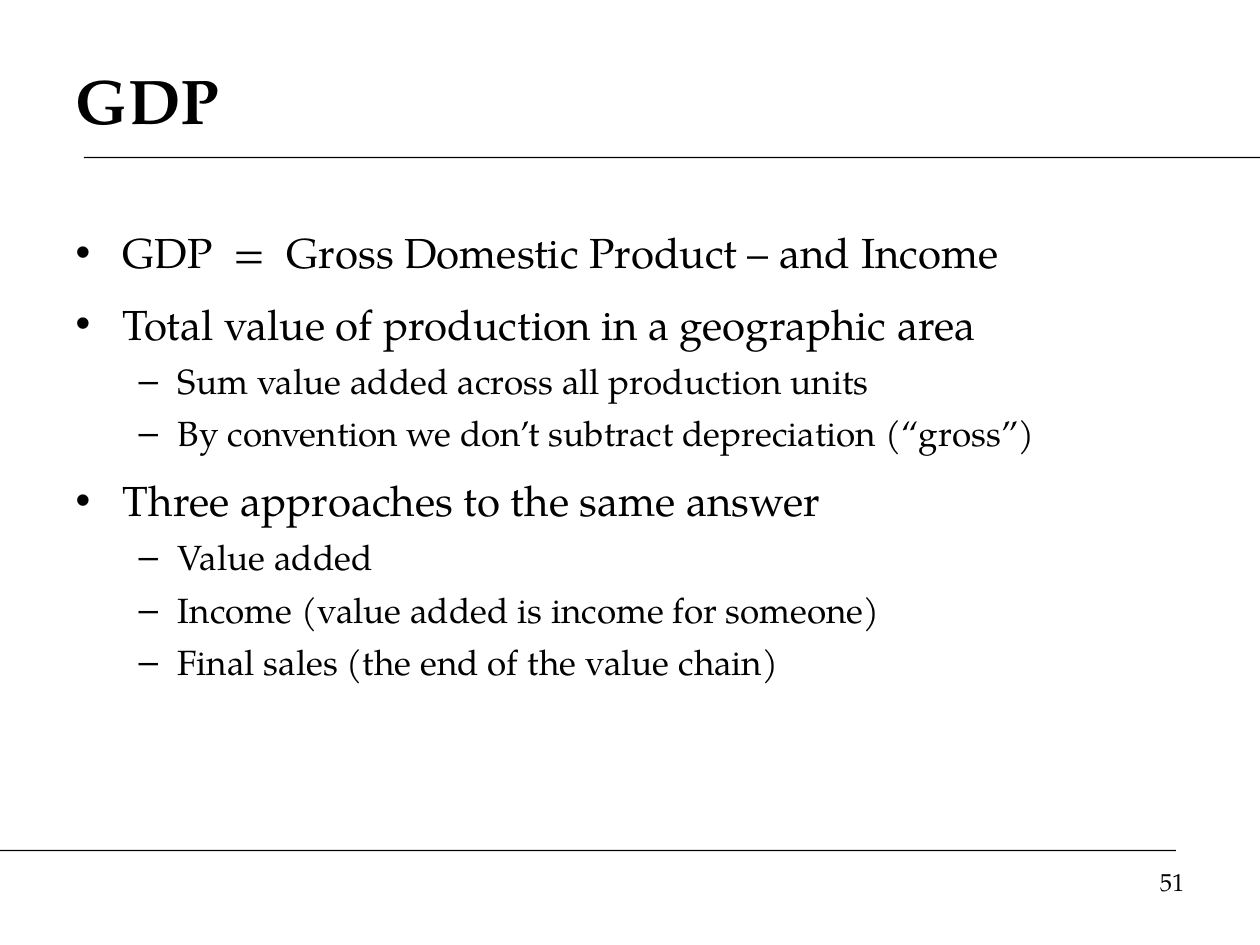
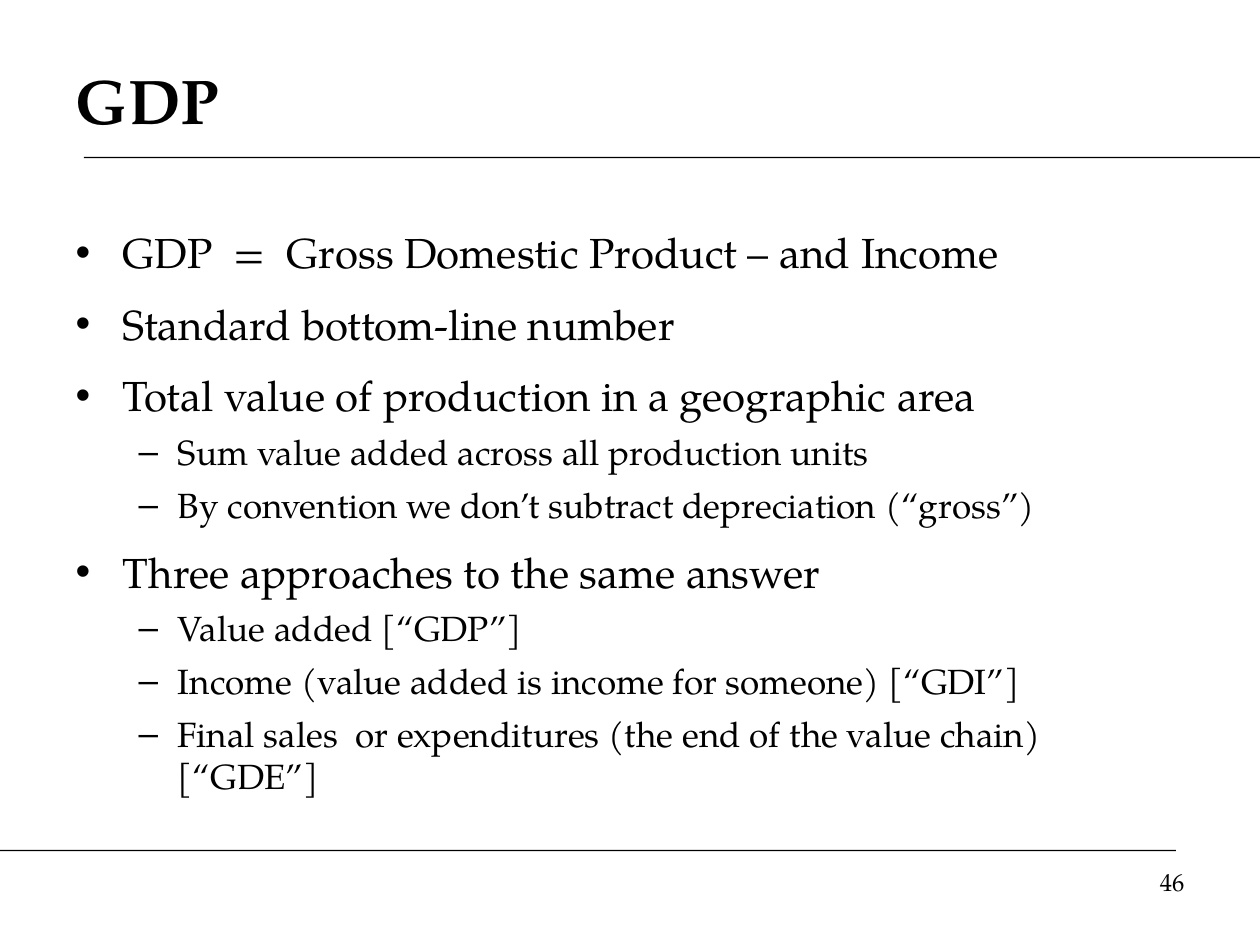
Before and after one commit to DaveBackus/Global_Economy, a slide deck: slide 46 of Slides/slides_intro_f14.pptx (slide 51 before the commit). Drawn at 1260x945 pixels with LibreOffice and Linux fonts; fonts in the diff are those of the drawing. Boxes give left, top, right and bottom in pixels: in the first picture for what was removed or moved away, otherwise in the second. Text is boxed around its words. In the diff, an @@ line names an element or a change of style, - is before the commit and + after.

```diff
--- a/Slides/slides_intro_f14.pptx
+++ b/Slides/slides_intro_f14.pptx
@@ text at box(123, 309, 675, 341): paragraph added @@
+• Standard bottom-line number
@@ text at box(178, 614, 1040, 798): text changed @@
-  – Value added
-  – Income (value added is income for someone)
-  – Final sales (the end of the value chain)
+  – Value added [“GDP”]
+  – Income (value added is income for someone) [“GDI”]
+  – Final sales or expenditures (the end of the value chain) [“GDE”]
@@ page number at box(1160, 874, 1185, 892): text changed @@
-51
+46
```
Also in this commit, not shown: 38 other slides changed, 2 slides added, 11 slides removed, 14 other files.
